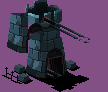
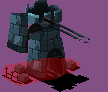
Comparing the layer stacks of the two 108 x 92 images. Changes:
showed "Collider" over [2, 58, 82, 87]
